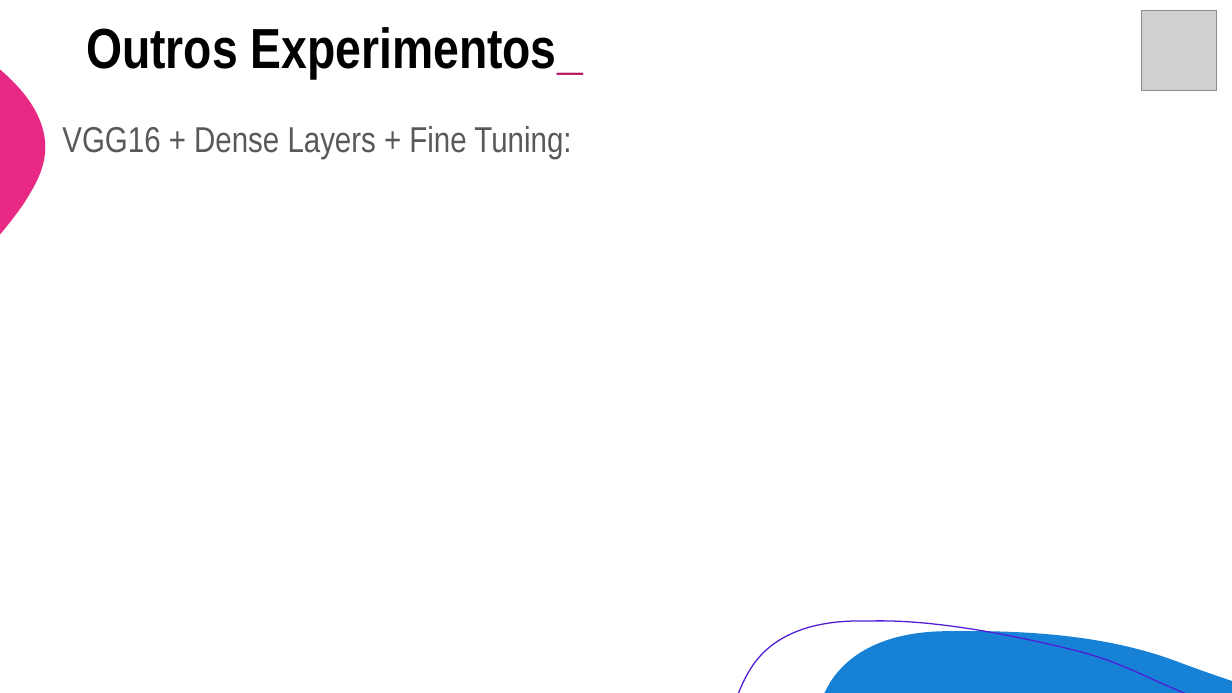
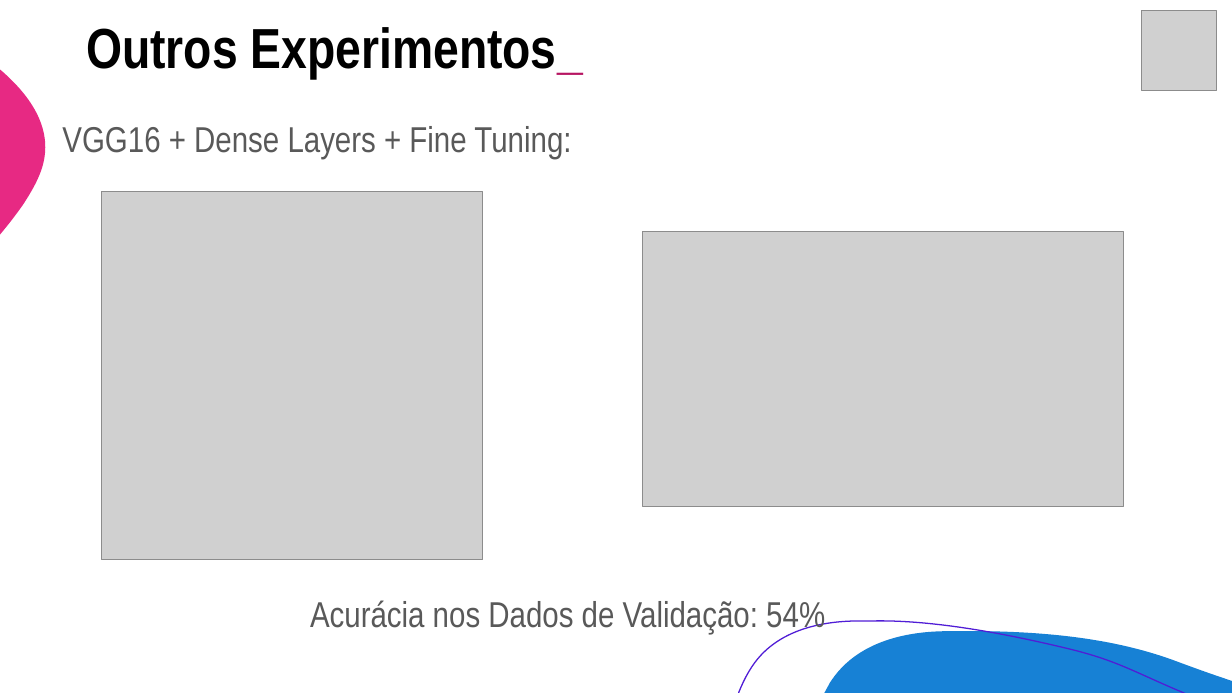
Before and after one commit to mauriciosobrinho/mdc-unicamp-final-project, a slide deck: slide 17 of ppt/Preliminar_Presentation.pptx (slide 18 before the commit). Drawn at 1232x693 pixels with LibreOffice and Linux fonts; fonts in the diff are those of the drawing; grey boxes stand for pictures. Boxes give left, top, right and bottom in pixels: in the first picture for what was removed or moved away, otherwise in the second. Text is boxed around its words. In the diff, an @@ line names an element or a change of style, - is before the commit and + after.

```diff
--- a/ppt/Preliminar_Presentation.pptx
+++ b/ppt/Preliminar_Presentation.pptx
@@ picture added at (x1=102, y1=191, x2=483, y2=560) @@
@@ picture added at (x1=643, y1=231, x2=1124, y2=506) @@
@@ text added at (x1=310, y1=600, x2=825, y2=635), 28 pt, text #595959 @@
+Acurácia nos Dados de Validação: 54%
```
Also in this commit, not shown: 9 other slides changed, 3 slides added, 3 slides removed.
